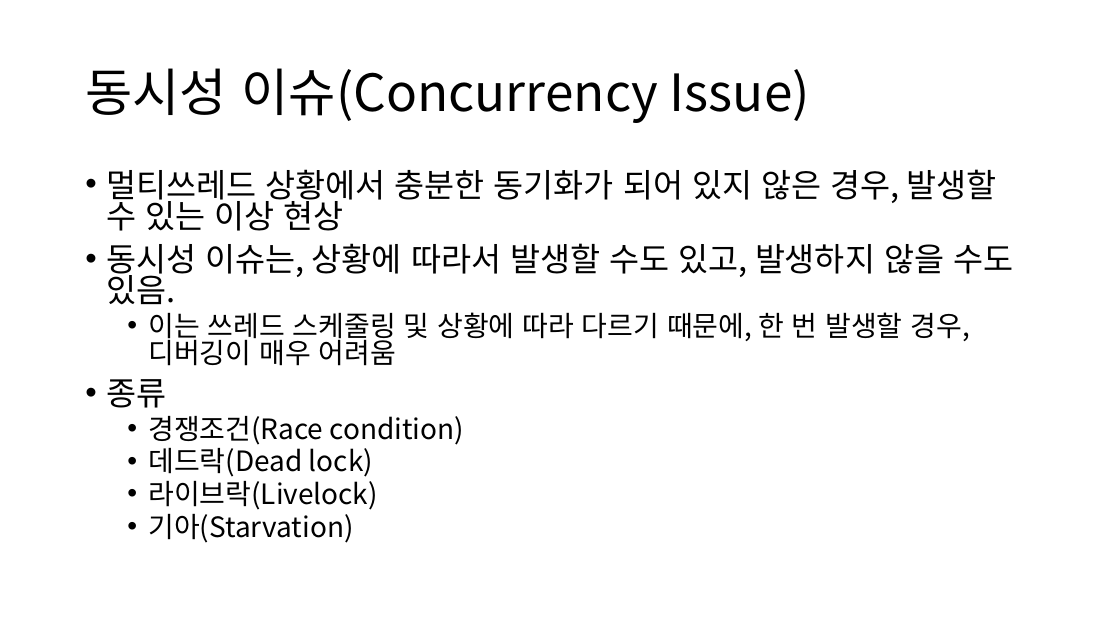
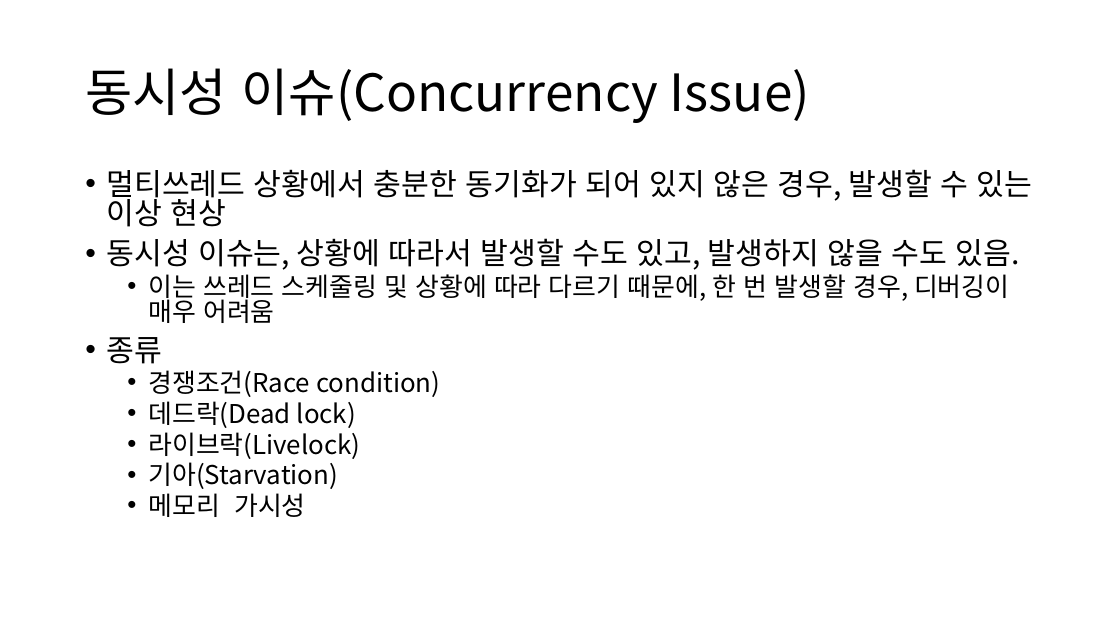
Before and after one commit to Baskervir/simcoding_jm, a slide deck: slide 22 of hy/수업자료/6주차 멀티쓰레딩/Multi Threading.pptx (slide 16 before the commit). Drawn at 1120x630 pixels with LibreOffice and Linux fonts; fonts in the diff are those of the drawing. Boxes give left, top, right and bottom in pixels: in the first picture for what was removed or moved away, otherwise in the second. Text is boxed around its words. In the diff, an @@ line names an element or a change of style, - is before the commit and + after.

```diff
--- a/hy/수업자료/6주차 멀티쓰레딩/Multi Threading.pptx
+++ b/hy/수업자료/6주차 멀티쓰레딩/Multi Threading.pptx
@@ text at <box>106,169,1033,489</box>: size 28 to 25.9 pt in "멀티쓰레드 상황에서 충분한 동기화가 되어 있지 않은 ...", "동시성 이슈는, 상황에 따라서 발생할 수도 있고, ...", "종류"; size 24 to 22.2 pt in "이는 쓰레드 스케줄링 및 상황에 따라 다르기 ...", "경쟁조건(Race condition)", "데드락(Dead lock)", "라이브락(Livelock)" and 1 more places @@
@@ text at <box>148,488,305,517</box>: paragraph added @@
+  • 메모리 가시성
```
Also in this commit, not shown: 5 other slides changed, 15 slides added, 1 slide removed, 7 other files.
